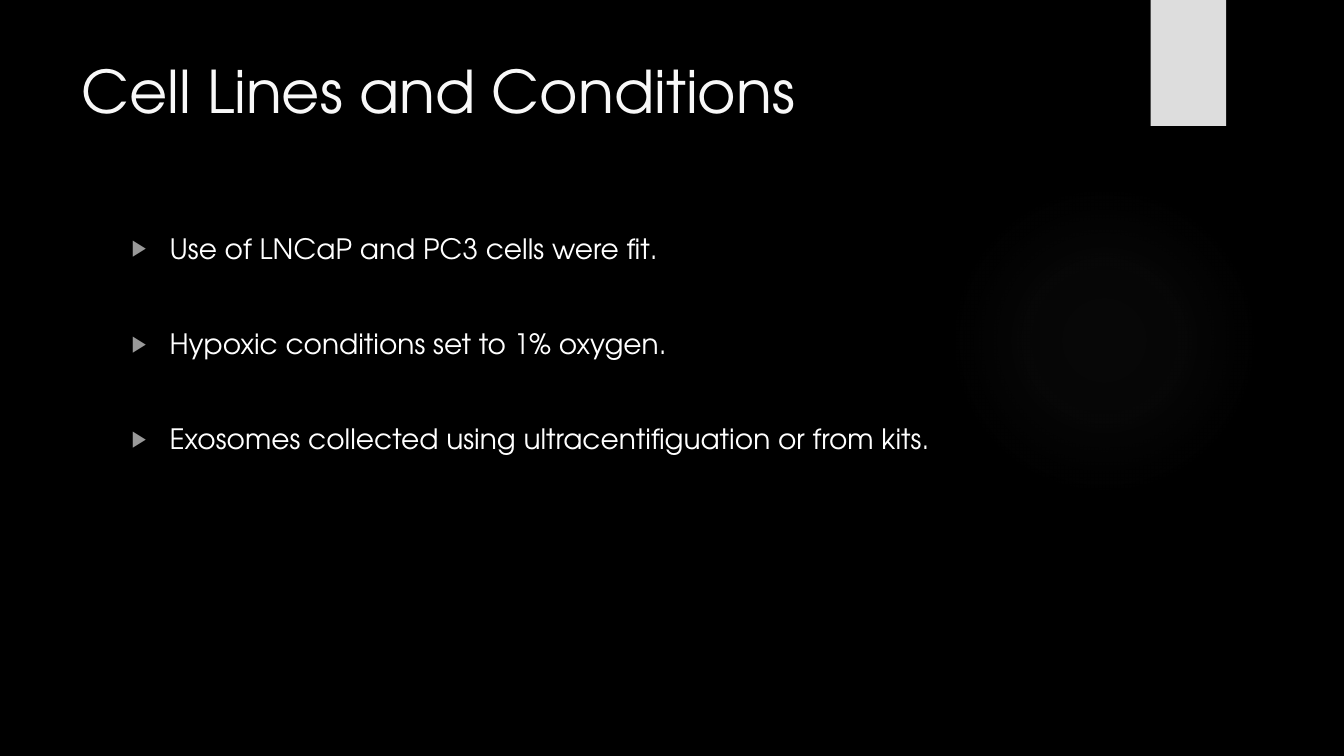
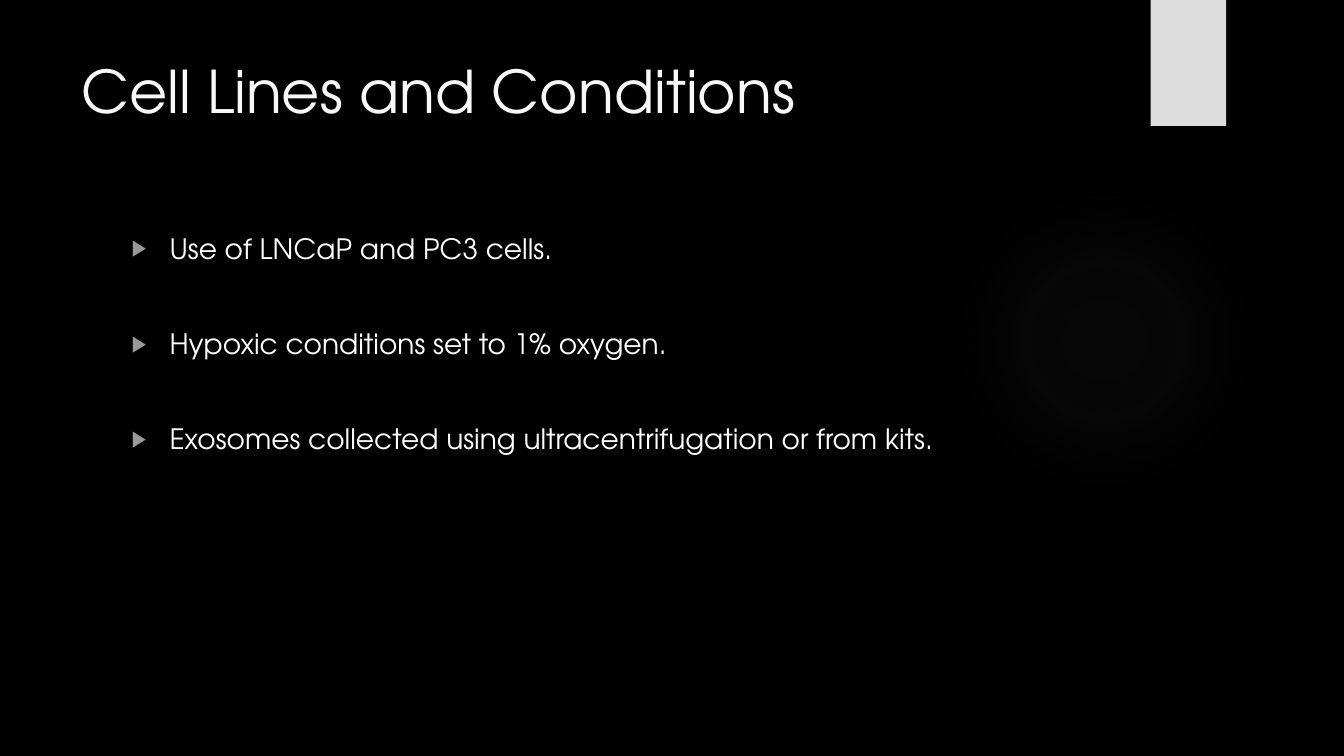
Before and after one commit to HarleyRobinson/Honours2, a slide deck: slide 6 of BackgroundInfo/JCslides.pptx. Drawn at 1344x756 pixels with LibreOffice and Linux fonts; fonts in the diff are those of the drawing; background and template pictures are left out. Boxes give left, top, right and bottom in pixels: in the first picture for what was removed or moved away, otherwise in the second. Text is boxed around its words. In the diff, an @@ line names an element or a change of style, - is before the commit and + after.

```diff
--- a/BackgroundInfo/JCslides.pptx
+++ b/BackgroundInfo/JCslides.pptx
@@ text at (x1=170, y1=238, x2=552, y2=260): text changed @@
-▶ Use of LNCaP and PC3 cells were fit.
+▶ Use of LNCaP and PC3 cells.
@@ text at (x1=170, y1=428, x2=933, y2=455): text changed @@
-▶ Exosomes collected using ultracentifiguation or from kits.
+▶ Exosomes collected using ultracentrifugation or from kits.
```
Also in this commit, not shown: 9 other slides changed, 2 other files.
